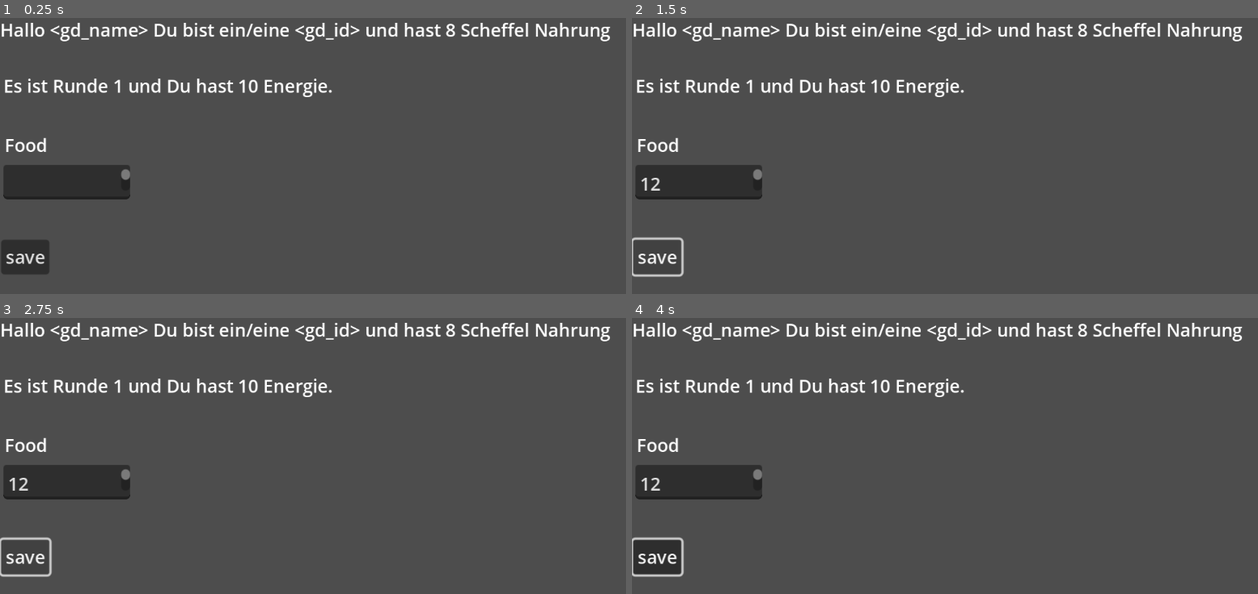
Above: before the commit, frames 1-4 (two rows, left to right).
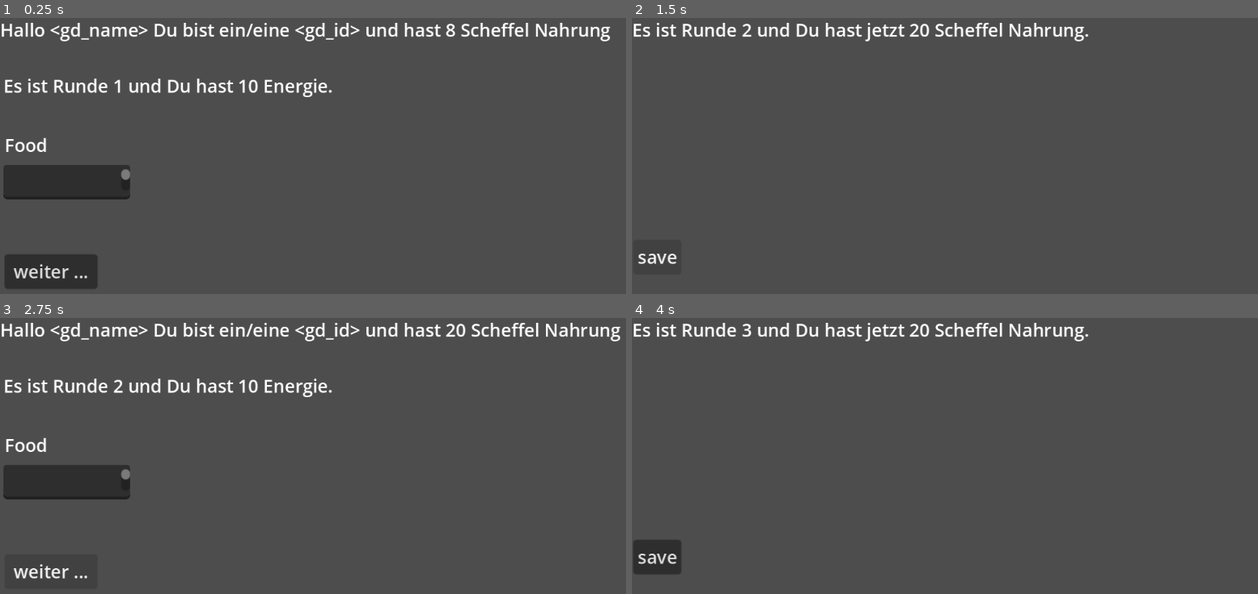
Above: after the commit, the same moments.

Repository: markusweiss/godot-protype-save
Game: Godot game, scene res://scenes/gaming_data.tscn
Same seed, same stepped clock (60 frames per second), same inputs: the game is played once before the commit and once after it. The project has no main scene, so this scene is started directly.
Inputs (mouse positions are in pixels of both pictures, inside the frame that each line leads up to):
- Up to frame 1 (0.25 s): no input
- Up to frame 2 (1.5 s): click (700, 180) at 0.52 s; type "12" at 0.6 s; click (657, 258) at 1.25 s, where only the run before the commit has a clickable "save"
- Up to frame 3 (2.75 s): click "save" at 2 s
- Up to frame 4 (4 s): click (682, 571) at 2.75 s, where only the run after the commit has a clickable "weiter ..."

The runs differ from the first frame. In frame 1, 1.9% of the frame differs, in the area x 0-16%, y 80-98%; in frame 2, 6.6%; in frame 3, 1.5%; in frame 4, 6.6%, in the area x 0-98%, y 1-94%.

Commit message:
testing for new round

Diff:
--- a/savegame.json
+++ b/savegame.json
@@ -1 +1 @@
-{"player_energy":10,"player_food":8,"player_id":"Alien","player_name":"Tester","player_round":1}
+{"player_energy":10,"player_food":76,"player_id":"Alien","player_name":"Leily","player_round":4}
--- a/scenes/gaming_data.tscn
+++ b/scenes/gaming_data.tscn
@@ -23,13 +23,6 @@
 offset_right = 116.0
 offset_bottom = 163.0
 
-[node name="SaveButton" type="Button" parent="."]
-offset_left = 1.0
-offset_top = 199.0
-offset_right = 44.0
-offset_bottom = 230.0
-text = "save"
-
 [node name="Energy" type="Label" parent="."]
 offset_left = 3.0
 offset_top = 50.0
@@ -37,4 +30,11 @@
 offset_bottom = 73.0
 text = "Energie"
 
-[connection signal="pressed" from="SaveButton" to="." method="_on_button_pressed"]
+[node name="Weiter" type="Button" parent="."]
+offset_left = 4.0
+offset_top = 212.0
+offset_right = 87.0
+offset_bottom = 243.0
+text = "weiter ..."
+
+[connection signal="pressed" from="Weiter" to="." method="_on_weiter_pressed"]
--- /dev/null
+++ b/scenes/gaming_round.tscn
@@ -0,0 +1,20 @@
+[gd_scene load_steps=2 format=3 uid="uid://cb5k6nxqoh8p6"]
+
+[ext_resource type="Script" path="res://scripts/gaming_round.gd" id="1_008n8"]
+
+[node name="Node" type="Node"]
+script = ExtResource("1_008n8")
+
+[node name="SaveButton" type="Button" parent="."]
+offset_left = 1.0
+offset_top = 199.0
+offset_right = 44.0
+offset_bottom = 230.0
+text = "save"
+
+[node name="Ergebnis" type="Label" parent="."]
+offset_right = 40.0
+offset_bottom = 23.0
+text = "Ergebnis"
+
+[connection signal="pressed" from="SaveButton" to="." method="_on_save_button_pressed"]
--- a/scripts/gaming_data.gd
+++ b/scripts/gaming_data.gd
@@ -1,10 +1,12 @@
 extends Node
 
 
-# Called when the node enters the scene tree for the first time.
 func _ready():
 	$Anrede.text = "Hallo " + str(Global.player_name) + " Du bist ein/eine " + str(Global.player_id) + " und hast " + str(Global.player_food) + " Scheffel Nahrung"
 	$Energy.text = "Es ist Runde " + str(Global.player_round) + " und Du hast " + str(Global.player_energy) + " Energie."
 
-func _on_button_pressed():
-	Global.save_data()
+
+func _on_weiter_pressed():
+	Global.player_round += 1
+	Global.player_food += $FoodAnzahl.text.to_int()
+	get_tree().change_scene_to_file("res://scenes/gaming_round.tscn")
--- /dev/null
+++ b/scripts/gaming_round.gd
@@ -0,0 +1,14 @@
+extends Node
+
+
+func _ready():
+		$Ergebnis.text = "Es ist Runde " + str(Global.player_round) + " und Du hast jetzt " + str(Global.player_food) + " Scheffel Nahrung."
+
+
+func _process(delta):
+	pass
+
+
+func _on_save_button_pressed():
+	Global.save_data()
+	get_tree().change_scene_to_file("res://scenes/gaming_data.tscn")
--- a/scripts/player_data.gd
+++ b/scripts/player_data.gd
@@ -9,3 +9,4 @@
 
 func _on_load_pressed():
 	Global.load_data()
+	get_tree().change_scene_to_file("res://scenes/gaming_data.tscn")
